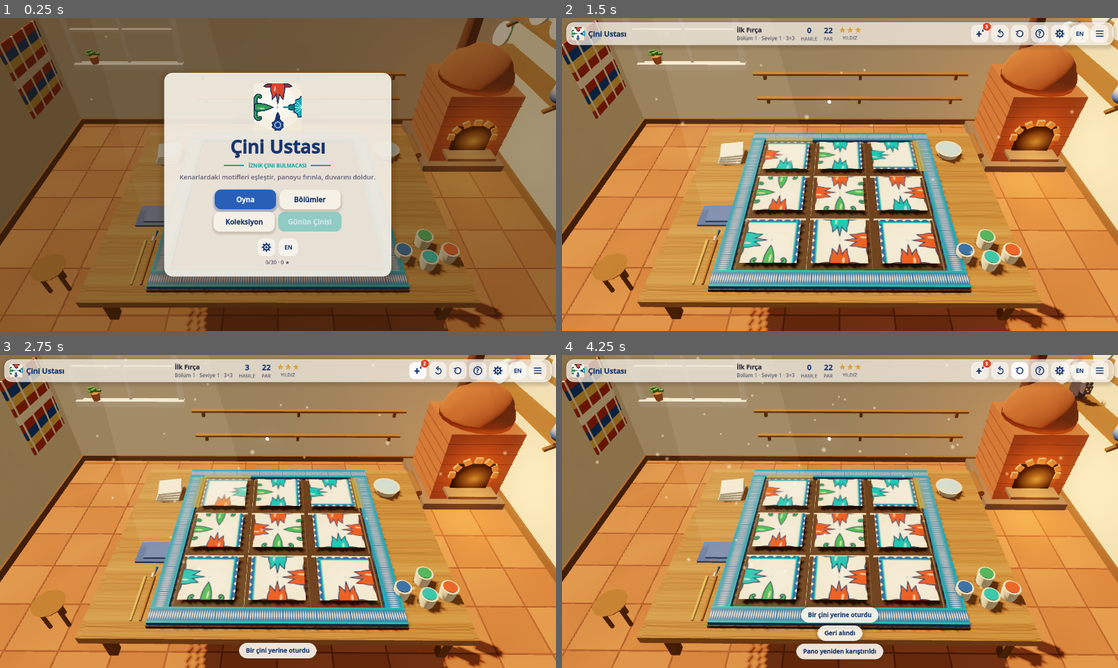
Above: before the commit, frames 1-4 (two rows, left to right).
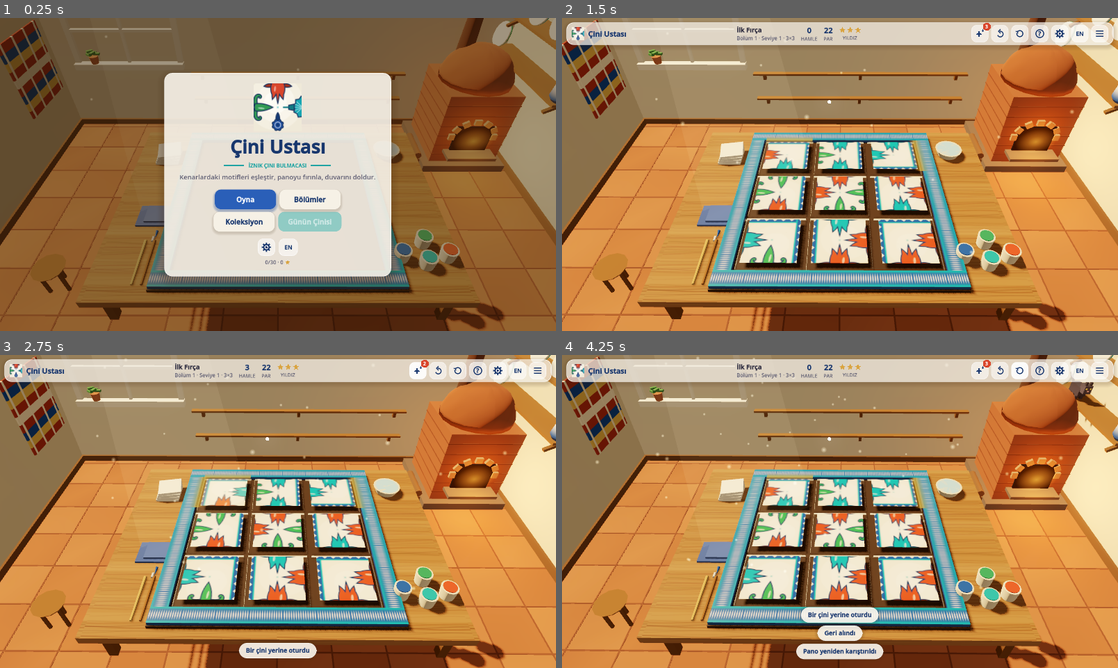
Above: after the commit, the same moments.

Repository: Furkiozknn/cini-ustasi-godot
Game: Godot game, scene res://scenes/main.tscn
The game is run twice, just before and just after one commit, with the same random seed, the same clock (stepped at 60 frames per second) and the same inputs.
Inputs (mouse positions are in pixels of both pictures, inside the frame that each line leads up to):
- Up to frame 1 (0.25 s): no input
- Up to frame 2 (1.5 s): click "Oyna" at 0.5 s; click "Başla" at 1.25 s
- Up to frame 3 (2.75 s): click (417, 370) at 2.02 s
- Up to frame 4 (4.25 s): click (1001, 370) at 2.77 s; click (1017, 370) at 3.52 s

The runs differ from the first frame. In frame 1, 0.9% of the frame differs, in the area x 23-91%, y 20-100%; in frame 2, 2.5%; in frame 3, 2.5%; in frame 4, 2.6%, in the area x 1-98%, y 2-100%.

Commit message:
fix: faster web build and drawn star glyph
Web defaults to the low tier (1024 hard shadows, no MSAA or glow, fewer
dust particles), the title logo is baked once, audio synthesis is cheaper,
and the star glyph missing from the web font is drawn instead.

Co-Authored-By: Claude Opus 5.5 <noreply@anthropic.com>
Claude-Session: https://claude.ai/code/session_014vMYwwQ3htV8WjCni8q7av

Diff:
--- a/scripts/audio/synth.gd
+++ b/scripts/audio/synth.gd
@@ -26,23 +26,25 @@
 			data[i] = 0.0
 
 
-## Web-Audio style envelope: exponential ramp 0.0001 -> gain over `attack`, then exponential decay to 0.0001 at `dur`.
-static func _env(t: float, gain: float, attack: float, dur: float) -> float:
-	if t < attack:
-		return 0.0001 * pow(gain / 0.0001, t / attack)
-	var u: float = (t - attack) / maxf(dur - attack, 0.0001)
-	return gain * pow(0.0001 / gain, minf(u, 1.0))
-
-
-static func _wave(kind: Wave, ph: float) -> float:
-	match kind:
-		Wave.TRIANGLE:
-			var p: float = ph - floorf(ph)
-			return 4.0 * absf(p - 0.5) - 1.0
-		Wave.SQUARE:
-			return 1.0 if (ph - floorf(ph)) < 0.5 else -1.0
-		_:
-			return sin(ph * TAU)
+## Web-Audio style envelope sampled per frame: exponential ramp 0.0001 -> gain over `attack`, then
+## exponential decay to 0.0001 at `dur`. Both legs are a running multiply, so no pow() per sample
+## (this runs in GDScript, several times slower in the browser).
+static func _envelope(count: int, gain: float, attack: float, dur: float) -> PackedFloat32Array:
+	var env := PackedFloat32Array()
+	env.resize(count)
+	var attack_n: int = mini(int(attack * RATE), count)
+	var e: float = 0.0001
+	var k_up: float = pow(gain / 0.0001, 1.0 / maxf(attack_n, 1.0))
+	for i in attack_n:
+		env[i] = e
+		e *= k_up
+	var decay_n: float = maxf(dur - attack, 0.0001) * RATE
+	var k_down: float = pow(0.0001 / gain, 1.0 / decay_n)
+	e = gain
+	for i in range(attack_n, count):
+		env[i] = e
+		e *= k_down
+	return env
 
 
 func tone(freq: float, t0: float, dur: float, gain: float, kind: Wave = Wave.SINE, detune_cents: float = 0.0, attack: float = 0.012) -> void:
@@ -50,12 +52,23 @@
 	var start: int = int(t0 * RATE)
 	var count: int = int(dur * RATE)
 	_ensure(start + count + 1)
+	var env := _envelope(count, gain, attack, dur)
 	var ph: float = 0.0
 	var step: float = f / RATE
-	for i in count:
-		var t: float = float(i) / RATE
-		data[start + i] += _wave(kind, ph) * _env(t, gain, attack, dur)
-		ph += step
+	match kind:
+		Wave.TRIANGLE:
+			for i in count:
+				var p: float = ph - floorf(ph)
+				data[start + i] += (4.0 * absf(p - 0.5) - 1.0) * env[i]
+				ph += step
+		Wave.SQUARE:
+			for i in count:
+				data[start + i] += (1.0 if (ph - floorf(ph)) < 0.5 else -1.0) * env[i]
+				ph += step
+		_:
+			for i in count:
+				data[start + i] += sin(ph * TAU) * env[i]
+				ph += step
 
 
 ## Filtered white noise with an optional exponential frequency sweep f0 -> f1 across the duration.
@@ -73,6 +86,7 @@
 	var a1: float = 0.0
 	var a2: float = 0.0
 	var sweep: bool = f1 > 0.0
+	var env := _envelope(count, gain, 0.01, dur)
 	for i in count:
 		if i % 32 == 0:
 			var f: float = f0
@@ -104,8 +118,7 @@
 		x1 = x0
 		y2 = y1
 		y1 = y0
-		var t: float = float(i) / RATE
-		data[start + i] += y0 * _env(t, gain, 0.01, dur)
+		data[start + i] += y0 * env[i]
 
 
 ## Oud-ish pluck: two detuned triangle strings through a closing lowpass, an octave sine and a tiny attack noise.
@@ -127,10 +140,10 @@
 	var a1: float = 0.0
 	var a2: float = 0.0
 	var sweep_len: float = dur * 0.8
+	var env := _envelope(count, vel, 0.006, dur)
 	for i in count:
-		var t: float = float(i) / RATE
 		if i % 32 == 0:
-			var u: float = minf(t / sweep_len, 1.0)
+			var u: float = minf(float(i) / RATE / sweep_len, 1.0)
 			var f: float = freq * 6.0 * pow(1.5 / 6.0, u)
 			var w0: float = TAU * clampf(f, 20.0, RATE * 0.45) / RATE
 			var cw: float = cos(w0)
@@ -141,7 +154,9 @@
 			b2 = b0
 			a1 = -2.0 * cw / a0
 			a2 = (1.0 - alpha) / a0
-		var x0: float = (_wave(Wave.TRIANGLE, ph_a) + _wave(Wave.TRIANGLE, ph_b)) * 0.5
+		var pa: float = ph_a - floorf(ph_a)
+		var pb: float = ph_b - floorf(ph_b)
+		var x0: float = (4.0 * absf(pa - 0.5) - 1.0 + 4.0 * absf(pb - 0.5) - 1.0) * 0.5
 		ph_a += step_a
 		ph_b += step_b
 		var y0: float = b0 * x0 + b1 * x1 + b2 * x2 - a1 * y1 - a2 * y2
@@ -149,33 +164,40 @@
 		x1 = x0
 		y2 = y1
 		y1 = y0
-		data[start + i] += y0 * _env(t, vel, 0.006, dur)
-	# octave partial, fast decay
+		data[start + i] += y0 * env[i]
+	# octave partial, fast decay (pure exponential, so a running multiply again)
 	var ph2: float = 0.0
 	var step2: float = freq * 2.0 / RATE
 	var dur2: float = dur * 0.4
 	var count2: int = int(dur2 * RATE)
+	var e2: float = vel * 0.25
+	var k2: float = pow(0.0001 / (vel * 0.25), 1.0 / (dur2 * RATE))
 	for i in count2:
-		var t: float = float(i) / RATE
-		data[start + i] += sin(ph2 * TAU) * vel * 0.25 * pow(0.0001 / (vel * 0.25), t / dur2)
+		data[start + i] += sin(ph2 * TAU) * e2
+		e2 *= k2
 		ph2 += step2
 	noise(t0, 0.03, Filter.BANDPASS, freq * 3.0, 2.0, vel * 0.5)
 
 
-## Steady drone of three sines with a slow amplitude wobble; loops seamlessly when the duration is a whole LFO cycle.
-func drone(duration: float) -> void:
+## Steady drone of three sines with a slow amplitude wobble; loops seamlessly when the duration is a
+## whole LFO cycle. `from`/`to` (seconds) render one slice so the 8 s loop can be spread over frames.
+func drone(duration: float, from: float = 0.0, to: float = -1.0) -> void:
 	var count: int = int(duration * RATE)
 	_ensure(count)
 	var parts: Array = [[73.375, 1.0], [110.0, 0.5], [146.75, 0.35]]
 	var lfo_f: float = 1.0 / duration
-	for i in count:
+	var i0: int = clampi(int(from * RATE), 0, count)
+	var i1: int = count if to < 0.0 else clampi(int(to * RATE), 0, count)
+	var wobble: Array[float] = [1.0, 1.0, 1.0]
+	for i in range(i0, i1):
 		var t: float = float(i) / RATE
+		if i % 64 == 0:
+			# the LFOs run at 1/8 - 3/8 Hz, so sampling them every 64 frames is inaudible
+			for k in 3:
+				wobble[k] = 1.0 + 0.3 * sin(TAU * lfo_f * (k + 1) * t + k * 1.7)
 		var v: float = 0.0
-		for k in parts.size():
-			var fq: float = parts[k][0]
-			var g: float = parts[k][1]
-			var wobble: float = 1.0 + 0.3 * sin(TAU * lfo_f * (k + 1) * t + k * 1.7)
-			v += sin(TAU * fq * t) * g * wobble
+		for k in 3:
+			v += sin(TAU * parts[k][0] * t) * parts[k][1] * wobble[k]
 		data[i] = v * 0.5
 
 
--- a/scripts/autoload/audio.gd
+++ b/scripts/autoload/audio.gd
@@ -28,6 +28,8 @@
 var _master_idx: int = 0
 var _music_idx: int = 0
 var _sfx_idx: int = 0
+var _synth_ms: float = 0.0
+var _synth_worst_ms: float = 0.0
 
 
 func _ready() -> void:
@@ -106,7 +108,11 @@
 	_queue.append(_gen_sfx.bind("lift"))
 	_queue.append(_gen_sfx.bind("deny"))
 	_queue.append(_gen_sfx.bind("star"))
-	_queue.append(_gen_drone)
+	# the 8 s drone is the biggest job: render it one second per frame
+	var drone_synth := Synth.new(8.0, 98)
+	for sec in 8:
+		_queue.append(drone_synth.drone.bind(8.0, float(sec), float(sec + 1)))
+	_queue.append(_gen_drone.bind(drone_synth))
 	for i in SCALE.size():
 		_queue.append(_gen_note.bind(i))
 	_queue.append(_gen_low_note)
@@ -119,9 +125,15 @@
 	# Spread sample synthesis over frames: one job per frame keeps start-up smooth.
 	if not _queue.is_empty():
 		var job: Callable = _queue.pop_front()
+		var t0: int = Time.get_ticks_usec()
 		job.call()
+		var ms: float = (Time.get_ticks_usec() - t0) / 1000.0
+		_synth_ms += ms
+		_synth_worst_ms = maxf(_synth_worst_ms, ms)
 		if _queue.is_empty():
 			_music_ready = true
+			if Args.has("stats"):
+				print("SYNTH done frame=%d total_ms=%.0f worst_job_ms=%.0f" % [Engine.get_process_frames(), _synth_ms, _synth_worst_ms])
 	_update_music(delta)
 
 
@@ -201,9 +213,7 @@
 	_low_note = s.to_wav()
 
 
-func _gen_drone() -> void:
-	var s := Synth.new(8.0, 98)
-	s.drone(8.0)
+func _gen_drone(s: Synth) -> void:
 	_drone = s.to_wav(true)
 
 
--- a/scripts/autoload/loc.gd
+++ b/scripts/autoload/loc.gd
@@ -26,7 +26,7 @@
 		"settings": "Ayarlar", "masterVolume": "Ana ses", "musicVolume": "Müzik", "sfxVolume": "Efektler",
 		"language": "Dil", "quality": "Grafik", "qualityLow": "Düşük", "qualityHigh": "Yüksek",
 		"fullscreen": "Tam ekran", "on": "Açık", "off": "Kapalı", "howToPlay": "Nasıl oynanır?",
-		"progressLine": "%d/%d · %d ★", "firing": "Fırınlanıyor…", "glazing": "Sırlanıyor…",
+		"progressLine": "%d/%d · %d", "firing": "Fırınlanıyor…", "glazing": "Sırlanıyor…",
 		"hintTip": "İpucu (H)", "undoTip": "Geri al (Z)", "restartTip": "Yeniden (R)", "menuTip": "Menü (Esc)",
 	},
 	"en": {
@@ -49,7 +49,7 @@
 		"settings": "Settings", "masterVolume": "Master volume", "musicVolume": "Music", "sfxVolume": "Effects",
 		"language": "Language", "quality": "Graphics", "qualityLow": "Low", "qualityHigh": "High",
 		"fullscreen": "Fullscreen", "on": "On", "off": "Off", "howToPlay": "How to play",
-		"progressLine": "%d/%d · %d ★", "firing": "Firing…", "glazing": "Glazing…",
+		"progressLine": "%d/%d · %d", "firing": "Firing…", "glazing": "Glazing…",
 		"hintTip": "Hint (H)", "undoTip": "Undo (Z)", "restartTip": "Restart (R)", "menuTip": "Menu (Esc)",
 	},
 }
--- a/scripts/autoload/settings.gd
+++ b/scripts/autoload/settings.gd
@@ -11,12 +11,15 @@
 var sfx_volume: float = 1.0
 var lang: String = "tr"
 var quality: String = "high"
+## True once the player picked a quality in Settings; until then the platform default applies.
+var quality_chosen: bool = false
 var fullscreen: bool = false
 var no_save: bool = false
 
 
 func _ready() -> void:
 	no_save = Args.has("no-save")
+	quality = default_quality()
 	if not no_save:
 		_load()
 	if Args.has("lang"):
@@ -37,7 +40,10 @@
 	music_volume = clampf(float(cfg.get_value("audio", "music", music_volume)), 0.0, 1.0)
 	sfx_volume = clampf(float(cfg.get_value("audio", "sfx", sfx_volume)), 0.0, 1.0)
 	lang = str(cfg.get_value("game", "lang", lang))
-	quality = str(cfg.get_value("video", "quality", quality))
+	# Older saves wrote the "high" default on every save; only an explicit choice overrides the platform default.
+	quality_chosen = bool(cfg.get_value("video", "quality_chosen", false))
+	if quality_chosen:
+		quality = str(cfg.get_value("video", "quality", quality))
 	fullscreen = bool(cfg.get_value("video", "fullscreen", fullscreen))
 
 
@@ -50,6 +56,7 @@
 	cfg.set_value("audio", "sfx", sfx_volume)
 	cfg.set_value("game", "lang", lang)
 	cfg.set_value("video", "quality", quality)
+	cfg.set_value("video", "quality_chosen", quality_chosen)
 	cfg.set_value("video", "fullscreen", fullscreen)
 	cfg.save(PATH)
 
@@ -77,8 +84,18 @@
 
 func set_quality(q: String) -> void:
 	quality = "low" if q == "low" else "high"
+	quality_chosen = true
 	changed.emit()
 	save()
+
+
+## The browser build (WebGL2, no threads) gets the cheap tier; `--web-sim` forces the same defaults natively.
+static func is_web() -> bool:
+	return OS.has_feature("web") or Args.has("web-sim")
+
+
+static func default_quality() -> String:
+	return "low" if is_web() else "high"
 
 
 func set_fullscreen(on: bool) -> void:
--- a/scripts/game/main.gd
+++ b/scripts/game/main.gd
@@ -18,6 +18,10 @@
 var _time: float = 0.0
 var _debug_label: Label = null
 var _restart_at: float = -1.0
+var _stats: bool = false
+var _stats_frames: int = 0
+var _stats_time: float = 0.0
+var _stats_worst: float = 0.0
 
 
 func _ready() -> void:
@@ -46,7 +50,7 @@
 	sun.light_energy = 1.45
 	sun.shadow_enabled = true
 	sun.directional_shadow_mode = DirectionalLight3D.SHADOW_ORTHOGONAL
-	sun.directional_shadow_max_distance = 26.0
+	sun.directional_shadow_max_distance = 18.0
 	sun.shadow_bias = 0.04
 	sun.shadow_normal_bias = 1.5
 	sun.position = Vector3(-5.5, 8.0, -2.5)
@@ -115,6 +119,9 @@
 	gallery.rebuild()
 	if Args.has("debug"):
 		_make_debug_overlay()
+	_stats = Args.has("stats")
+	if _stats:
+		RenderingServer.viewport_set_measure_render_time(get_viewport().get_viewport_rid(), true)
 	_boot()
 
 
@@ -144,12 +151,18 @@
 
 func _apply_quality() -> void:
 	var low: bool = Settings.is_low_quality()
-	sun.shadow_enabled = not low
+	# One 16-bit 2048 (high) / 1024 (low) directional map is plenty for an 18 m orthogonal split and
+	# costs a fraction of the engine's 4096 default; "low" samples it with a single hard tap instead
+	# of the 13-tap soft filter. MSAA and glow are the two most expensive extras, so "low" drops them.
+	sun.shadow_enabled = true
+	RenderingServer.directional_shadow_atlas_set_size(1024 if low else 2048, true)
+	RenderingServer.directional_soft_shadow_filter_set_quality(
+		RenderingServer.SHADOW_QUALITY_HARD if low else RenderingServer.SHADOW_QUALITY_SOFT_MEDIUM)
 	get_viewport().msaa_3d = Viewport.MSAA_DISABLED if low else Viewport.MSAA_2X
 	environment.environment.glow_enabled = not low
 	baker.cell_px = 128 if low else 256
 	var dust: CPUParticles3D = world["dust"]
-	dust.amount = 80 if low else 170
+	dust.amount = 60 if low else 170
 
 
 func _bake_static_textures() -> void:
@@ -247,6 +260,8 @@
 		mat.albedo_color.a = 0.75 + sin(_time * 11.0) * 0.1
 	if _debug_label != null and Engine.get_process_frames() % 10 == 0:
 		_update_debug()
+	if _stats:
+		_update_stats(delta)
 	# test helper: `--restart-at SECONDS` reshuffles the board once at that time
 	if _restart_at > 0.0 and _time >= _restart_at:
 		_restart_at = -1.0
@@ -269,6 +284,26 @@
 	layer.add_child(_debug_label)
 
 
+## `--stats`: one line per 60 frames with the frame time (avg / worst, ms), draw calls and primitives.
+func _update_stats(delta: float) -> void:
+	var real_delta: float = delta / maxf(Engine.time_scale, 0.001)
+	_stats_frames += 1
+	_stats_time += real_delta
+	_stats_worst = maxf(_stats_worst, real_delta)
+	if _stats_frames < 60:
+		return
+	var rid: RID = get_viewport().get_viewport_rid()
+	print("STATS frame=%d fps=%d avg_ms=%.1f worst_ms=%.1f cpu_ms=%.1f gpu_ms=%.1f draw_calls=%d prims=%d objects=%d screen=%s" % [
+		Engine.get_process_frames(), Engine.get_frames_per_second(), _stats_time / _stats_frames * 1000.0, _stats_worst * 1000.0,
+		RenderingServer.viewport_get_measured_render_time_cpu(rid), RenderingServer.viewport_get_measured_render_time_gpu(rid),
+		RenderingServer.get_rendering_info(RenderingServer.RENDERING_INFO_TOTAL_DRAW_CALLS_IN_FRAME),
+		RenderingServer.get_rendering_info(RenderingServer.RENDERING_INFO_TOTAL_PRIMITIVES_IN_FRAME),
+		RenderingServer.get_rendering_info(RenderingServer.RENDERING_INFO_TOTAL_OBJECTS_IN_FRAME), String(GameState.screen)])
+	_stats_frames = 0
+	_stats_time = 0.0
+	_stats_worst = 0.0
+
+
 func _update_debug() -> void:
 	var calls: int = RenderingServer.get_rendering_info(RenderingServer.RENDERING_INFO_TOTAL_DRAW_CALLS_IN_FRAME)
 	var prims: int = RenderingServer.get_rendering_info(RenderingServer.RENDERING_INFO_TOTAL_PRIMITIVES_IN_FRAME)
--- a/scripts/game/world_builder.gd
+++ b/scripts/game/world_builder.gd
@@ -161,7 +161,7 @@
 	# dust motes in the window light
 	var dust := CPUParticles3D.new()
 	dust.name = "Dust"
-	dust.amount = 80 if Settings.is_low_quality() else 170
+	dust.amount = 60 if Settings.is_low_quality() else 170
 	dust.lifetime = 14.0
 	dust.preprocess = 14.0
 	dust.emission_shape = CPUParticles3D.EMISSION_SHAPE_BOX
--- a/scripts/render/texture_baker.gd
+++ b/scripts/render/texture_baker.gd
@@ -8,6 +8,7 @@
 var _picture_cache: Dictionary = {}
 var _band: ImageTexture = null
 var _wood: ImageTexture = null
+var _logo: ImageTexture = null
 
 
 func _ready() -> void:
@@ -111,6 +112,19 @@
 	return _band
 
 
+## The logo tile for the UI (title card and HUD), 256 px with mipmaps.
+func bake_logo() -> ImageTexture:
+	if _logo != null:
+		return _logo
+	if headless:
+		_logo = _placeholder(MotifPainter.PALETTE.glaze)
+		return _logo
+	var vp := _make_viewport(256, 256)
+	vp.add_child(TileFace.logo(256))
+	_logo = await _capture(vp, true)
+	return _logo
+
+
 func bake_wood() -> ImageTexture:
 	if _wood != null:
 		return _wood
--- a/scripts/render/tile_face.gd
+++ b/scripts/render/tile_face.gd
@@ -25,3 +25,15 @@
 	f.custom_minimum_size = Vector2(px, px)
 	f.size = Vector2(px, px)
 	return f
+
+
+## A `px`-sized rect for the baked logo texture (TextureBaker.bake_logo): one draw call instead of
+## the vector drawing above being re-issued every frame.
+static func logo_rect(px: float) -> TextureRect:
+	var r := TextureRect.new()
+	r.custom_minimum_size = Vector2(px, px)
+	r.expand_mode = TextureRect.EXPAND_IGNORE_SIZE
+	r.stretch_mode = TextureRect.STRETCH_SCALE
+	r.texture_filter = CanvasItem.TEXTURE_FILTER_LINEAR_WITH_MIPMAPS
+	r.mouse_filter = Control.MOUSE_FILTER_IGNORE
+	return r
--- a/scripts/ui/hud.gd
+++ b/scripts/ui/hud.gd
@@ -20,6 +20,8 @@
 var _lang: Button
 var _menu: IconButton
 var _narrow: bool = false
+## The logo tile as one baked texture (filled in by Ui once the baker is done).
+var logo: TextureRect
 
 
 func _init() -> void:
@@ -46,7 +48,7 @@
 	# logo + name
 	var logo_box := HBoxContainer.new()
 	logo_box.add_theme_constant_override("separation", 8)
-	var logo := TileFace.logo(30)
+	logo = TileFace.logo_rect(30)
 	logo.size_flags_vertical = Control.SIZE_SHRINK_CENTER
 	logo_box.add_child(logo)
 	_name_label = UiTheme.label("Çini Ustası", 17, UiTheme.COBALT_DEEP, true)
--- a/scripts/ui/title_screen.gd
+++ b/scripts/ui/title_screen.gd
@@ -12,6 +12,9 @@
 var _settings: IconButton
 var _lang: Button
 var _progress: Label
+var _progress_star: StarRow
+## The logo tile as one baked texture (filled in by Ui once the baker is done; see TileFace.logo_rect).
+var logo: TextureRect
 
 
 func build() -> void:
@@ -20,7 +23,7 @@
 	v.alignment = BoxContainer.ALIGNMENT_CENTER
 	card.add_child(v)
 	var logo_holder := CenterContainer.new()
-	var logo := TileFace.logo(110)
+	logo = TileFace.logo_rect(110)
 	logo_holder.add_child(logo)
 	v.add_child(logo_holder)
 	_title = UiTheme.label("Çini Ustası", 42, UiTheme.COBALT_DEEP, true, HORIZONTAL_ALIGNMENT_CENTER)
@@ -67,8 +70,15 @@
 	foot.add_child(_settings)
 	foot.add_child(_lang)
 	v.add_child(foot)
+	# "12/30 · 36" followed by a drawn star: the bundled font has no ★ and the web build has no
+	# system fonts to fall back on.
+	var progress_row := UiTheme.row(4)
 	_progress = UiTheme.label("", 12, UiTheme.INK_SOFT, false, HORIZONTAL_ALIGNMENT_CENTER)
-	v.add_child(_progress)
+	progress_row.add_child(_progress)
+	_progress_star = StarRow.new(1, 11, 1)
+	_progress_star.size_flags_vertical = Control.SIZE_SHRINK_CENTER
+	progress_row.add_child(_progress_star)
+	v.add_child(progress_row)
 
 
 func refresh() -> void:
--- a/scripts/ui/ui.gd
+++ b/scripts/ui/ui.gd
@@ -44,6 +44,15 @@
 	get_viewport().size_changed.connect(_apply_scale)
 	_apply_scale()
 	_on_screen_changed(GameState.screen, GameState.SCREEN_LOADING)
+	_bake_logo()
+
+
+## The logo tile is drawn once into a texture instead of as ~60 vector commands every frame
+## (that was most of the title screen's draw calls).
+func _bake_logo() -> void:
+	var tex: Texture2D = await baker.bake_logo()
+	hud.logo.texture = tex
+	screens[GameState.SCREEN_TITLE].logo.texture = tex
 
 
 func _exit_tree() -> void:
Not shown, changed: README.md
